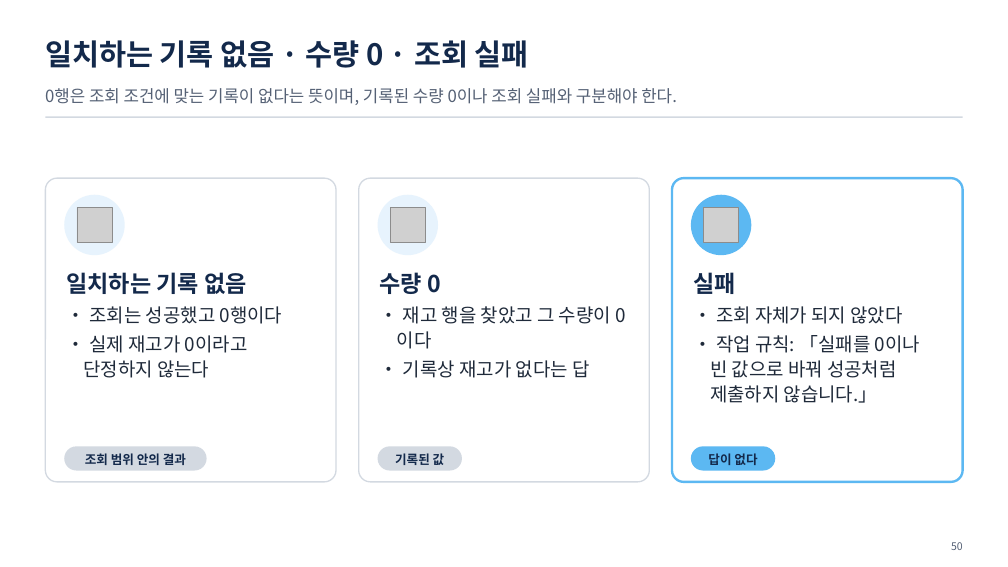
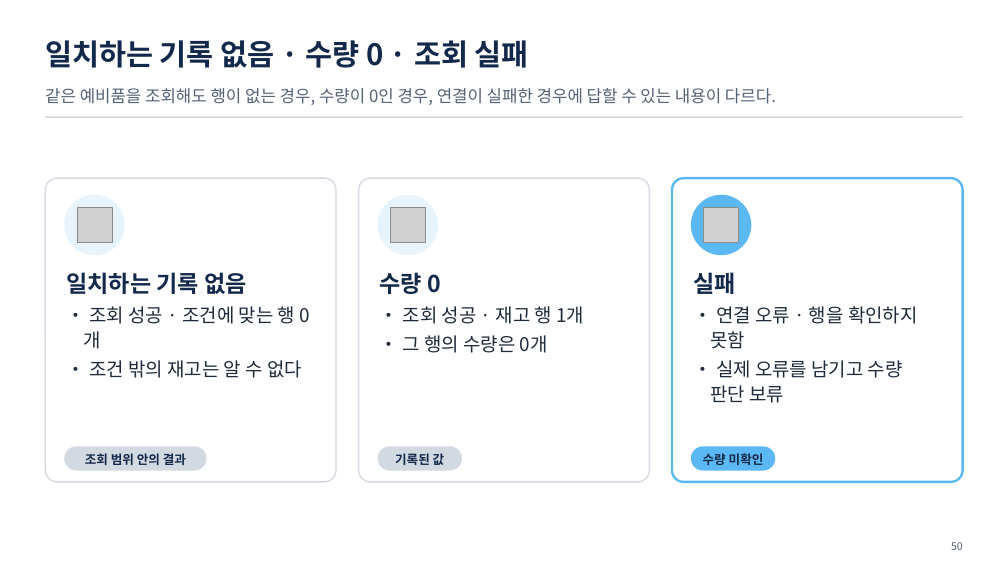
Before and after one commit to uengine-oss/hyd-iot-edu, a slide deck: slide 50 of workspace/강의제작/산출물/통합반/이론/05회차/통합반_05일차.pptx. Drawn at 1008x567 pixels with LibreOffice and Linux fonts; fonts in the diff are those of the drawing; grey boxes stand for pictures. Boxes give left, top, right and bottom in pixels: in the first picture for what was removed or moved away, otherwise in the second. Text is boxed around its words. In the diff, an @@ line names an element or a change of style, - is before the commit and + after.

Commit message:
통합반 5회차 44~52장 보류·호출 오류·재시도·권한 경계의 화면과 낭독을 확정한다

```diff
--- a/workspace/강의제작/산출물/통합반/이론/05회차/통합반_05일차.pptx
+++ b/workspace/강의제작/산출물/통합반/이론/05회차/통합반_05일차.pptx
@@ text at <box>45,88,776,105</box>: text changed @@
-0행은 조회 조건에 맞는 기록이 없다는 뜻이며, 기록된 수량 0이나 조회 실패와 구분해야 한다.
+같은 예비품을 조회해도 행이 없는 경우, 수량이 0인 경우, 연결이 실패한 경우에 답할 수 있는 내용이 다르다.
@@ text at <box>90,306,302,378</box>: text changed @@
-• 조회는 성공했고 0행이다
-• 실제 재고가 0이라고 단정하지 않는다
+• 조회 성공 · 조건에 맞는 행 0개
+• 조건 밖의 재고는 알 수 없다
@@ text at <box>403,306,584,353</box>: text changed @@
-• 재고 행을 찾았고 그 수량이 0이다
-• 기록상 재고가 없다는 답
+• 조회 성공 · 재고 행 1개
+• 그 행의 수량은 0개
@@ text at <box>710,306,918,403</box>: text changed @@
-• 조회 자체가 되지 않았다
-• 작업 규칙: 「실패를 0이나 빈 값으로 바꿔 성공처럼 제출하지 않습니다.」
+• 연결 오류 · 행을 확인하지 못함
+• 실제 오류를 남기고 수량 판단 보류
@@ text at <box>703,453,764,465</box>: text changed @@
-답이 없다
+수량 미확인
```
Also in this commit, not shown: 8 other slides changed, 28 other files.
